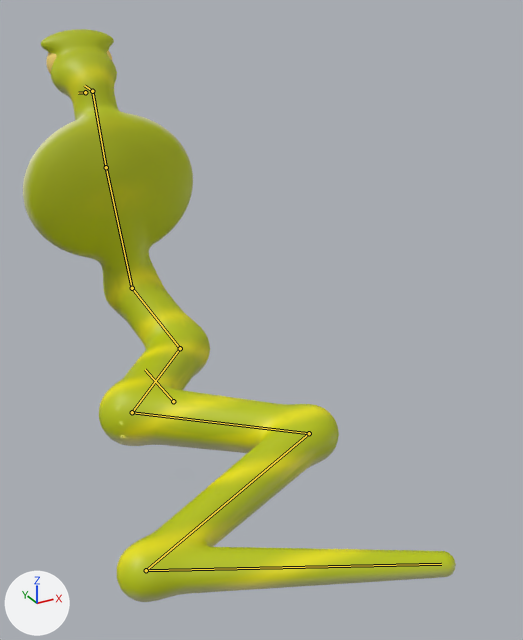
The glTF model game/art/models/king_cobra.glb: old version first, new version second.
Both versions are drawn from a 50 mm lens placed at (-0.317, -0.829, 0.51), pointed at (0.064, -0.138, 0.164). Every picture has the same lights, and +X, +Y and +Z are marked at lower left. The first picture is the older version. Both versions are drawn at frame 18 of the action 'victory'; the numbers are the values there. The bones that bend it are drawn over the model as lines.

In view in the first picture: 'king_cobra_movie'.
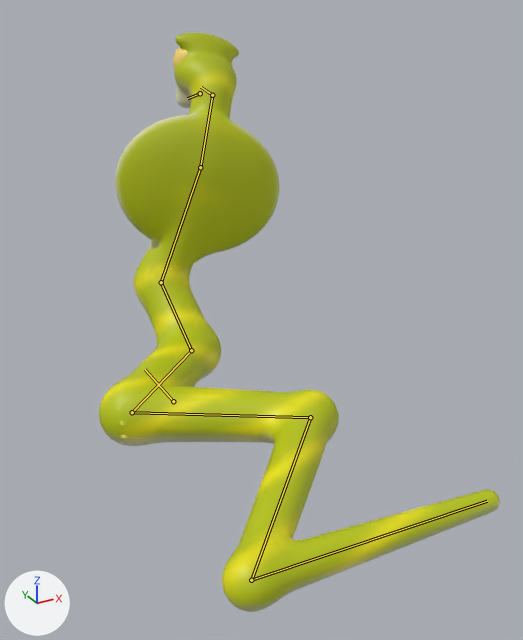
What the commit changed:
Bone 'hips' (bone_hips) turns from (0, 0, 0) to (0, 0, -6) degrees about its own x, y and z.
Bone 'chest' (bone_chest) turns from (0, 0, 0) to (0, 0, -11) degrees about its own x, y and z.
Bone 'neck' (bone_neck) turns from (0, 0, 7) to (0, 0, -14) degrees about its own x, y and z.
Bone 'neck2' (bone_neck2) turns from (0, 0, -4) to (1, 0, 9) degrees about its own x, y and z.
Bone 'head' (bone_head) turns from (0, 0, -3) to (2, 0, 11) degrees about its own x, y and z.
Bone 'jaw' (bone_jaw) turns from (0, 0, 0) to (-16, 0, 0) degrees about its own x, y and z.
Bone 'tail1' (bone_tail1) turns from (0, 0, 3) to (0, 0, -11) degrees about its own x, y and z.
Bone 'tail2' (bone_tail2) turns from (0, 0, 2) to (0, 0, -11) degrees about its own x, y and z.

Location of each change, [x1, y1, x2, y2] in pixels of the pictures (523 x 640 px):
'king_cobra_movie', posed (7% narrower)
    before: [23, 29, 456, 602]
    after: [99, 32, 500, 612]
bone 'hips', root to tip
    before: (132, 412) to (180, 348)
    after: (132, 412) to (191, 350)
bone 'chest', root to tip
    before: (180, 348) to (132, 288)
    after: (191, 350) to (161, 282)
bone 'neck', root to tip
    before: (132, 288) to (106, 167)
    after: (161, 282) to (200, 167)
bone 'neck2', root to tip
    before: (106, 167) to (92, 91)
    after: (200, 167) to (212, 95)
bone 'head', root to tip
    before: (92, 91) to (84, 85)
    after: (212, 95) to (201, 87)
bone 'jaw', root to tip
    before: (85, 92) to (78, 93)
    after: (200, 93) to (187, 98)
bone 'tail1', root to tip
    before: (132, 412) to (309, 433)
    after: (132, 412) to (310, 417)
bone 'tail2', root to tip
    before: (309, 433) to (146, 570)
    after: (310, 417) to (251, 580)
